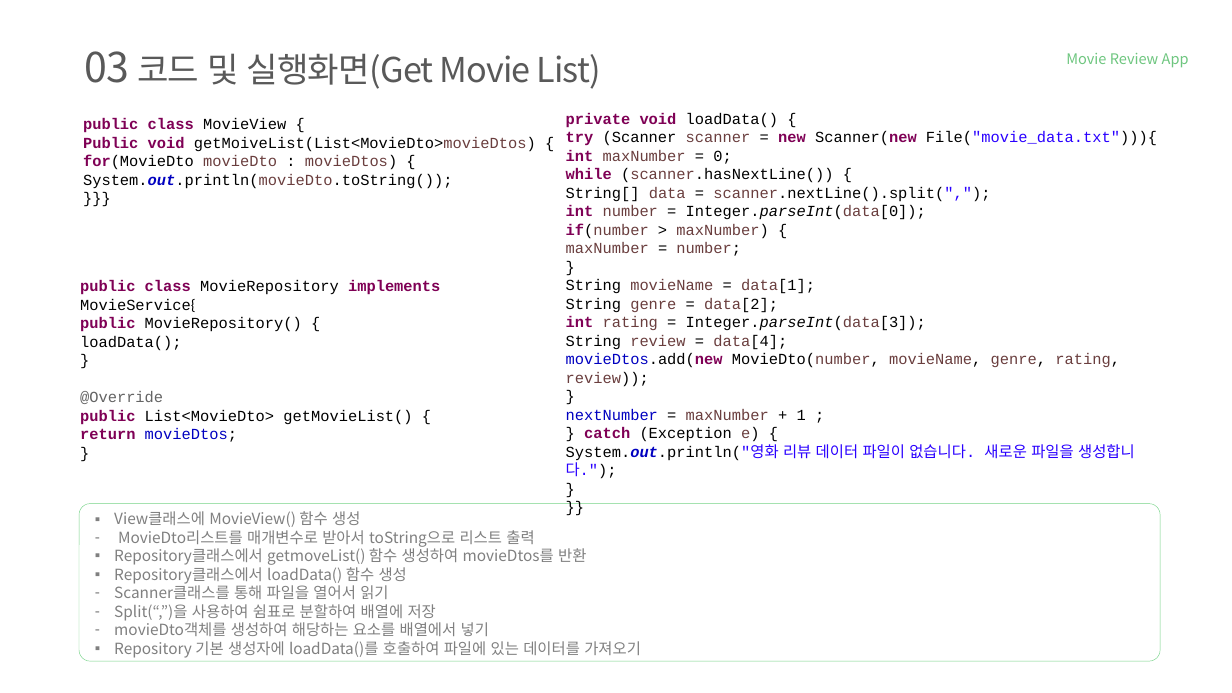
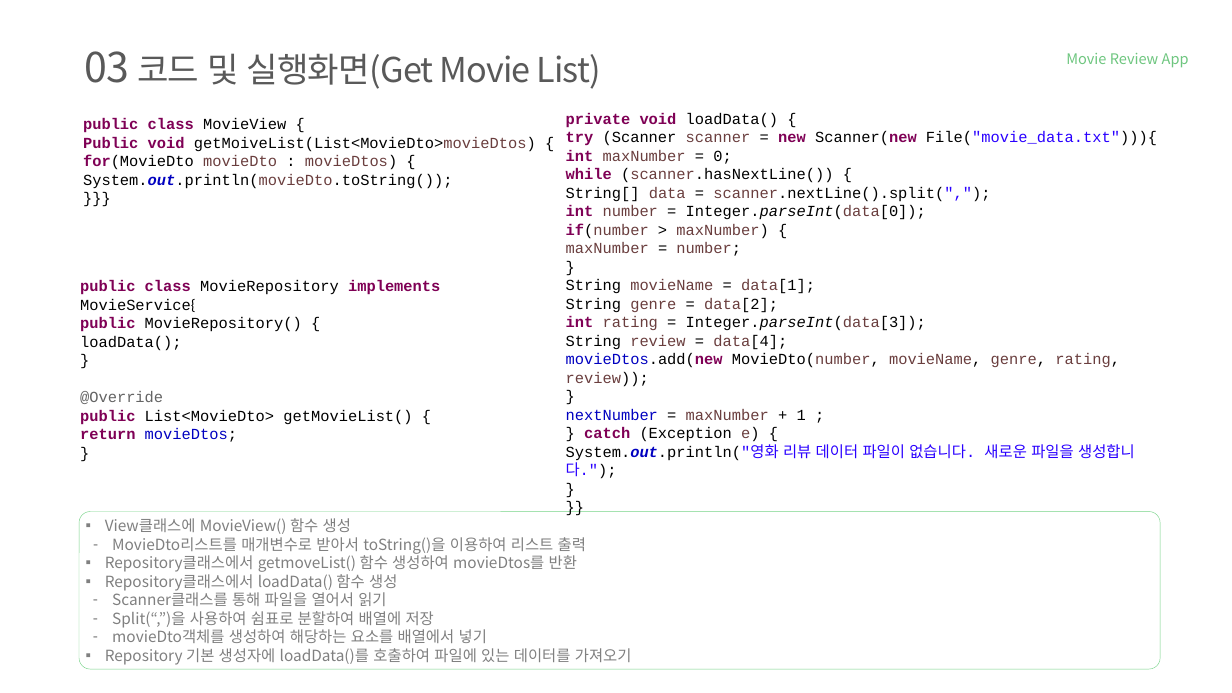
Before and after one commit to tnwjd121/MovieApp, a slide deck: slide 11 of ppt/국비(정보처리기능사)_백수정.pptx. Drawn at 1232x693 pixels with LibreOffice and Linux fonts; fonts in the diff are those of the drawing; background and template pictures are left out. Boxes give left, top, right and bottom in pixels: in the first picture for what was removed or moved away, otherwise in the second. Text is boxed around its words. In the diff, an @@ line names an element or a change of style, - is before the commit and + after.

```diff
--- a/ppt/국비(정보처리기능사)_백수정.pptx
+++ b/ppt/국비(정보처리기능사)_백수정.pptx
@@ text "View클래스에 MovieView() 함수 생성": place and size @@
-text "View클래스에 MovieView() 함수 생성" at [114, 511, 641, 658]
+text "View클래스에 MovieView() 함수 생성" at [105, 518, 632, 665]
@@ rounded rectangle: place and size @@
-rounded rectangle at [79, 504, 1160, 662]
+rounded rectangle at [79, 511, 1160, 669]
@@ text at [112, 537, 586, 554]: text changed @@
-– MovieDto리스트를 매개변수로 받아서 toString으로 리스트 출력
+– MovieDto리스트를 매개변수로 받아서 toString()을 이용하여 리스트 출력
@@ text at [112, 590, 487, 643]: indent changed @@
```
Also in this commit, not shown: 19 other slides changed.
